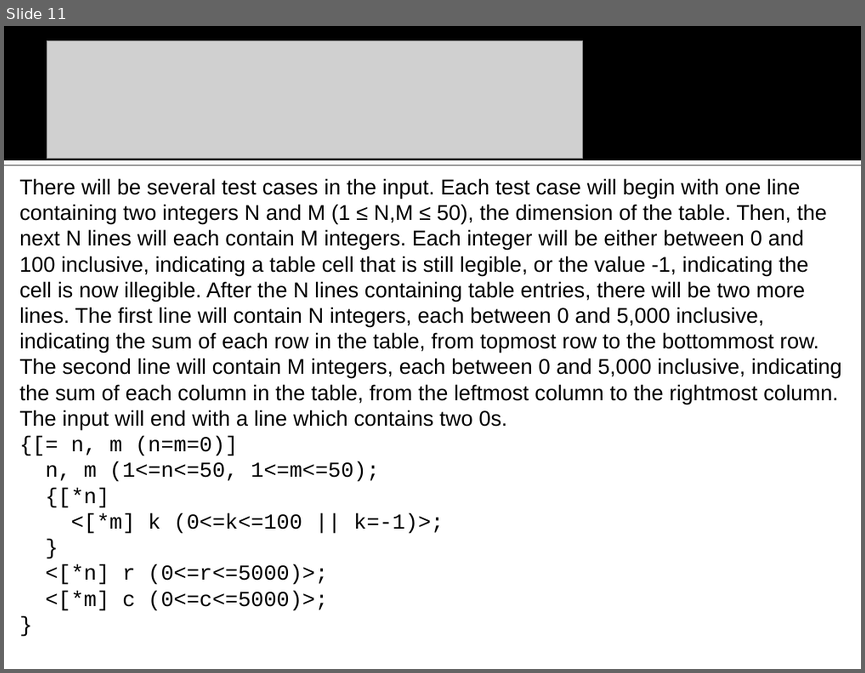
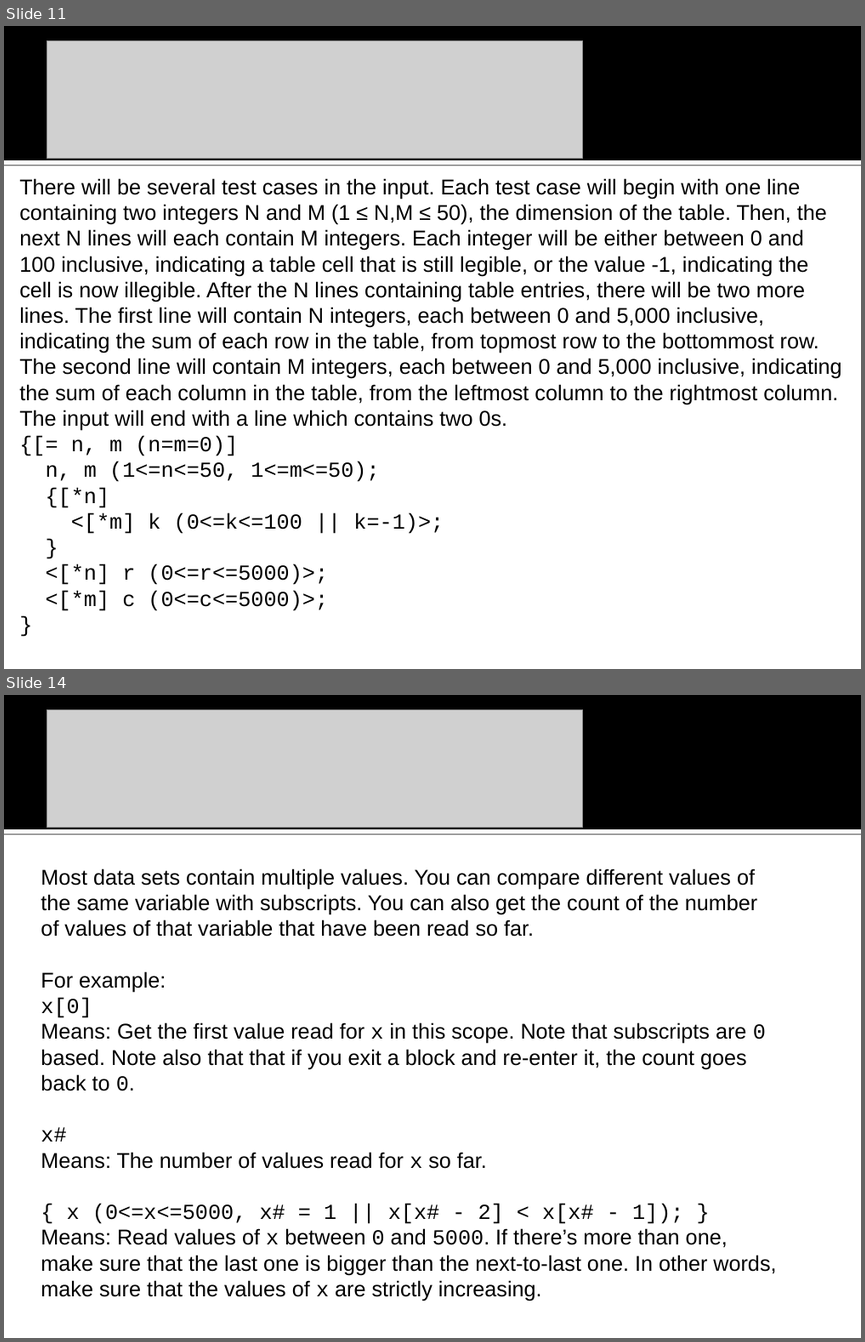
Before and after one commit to na-icpc/viva, a slide deck: Input Verifier/doc/VIVA vanbs Input Verification Assistant.ppt. Shown one above the other, each under a label of ours: slide 11 before the commit, slides 11 and 14 after it; the slides between them are not shown. The pictures are 865x673 and 865x1342 pixels, drawn with LibreOffice and Linux fonts; fonts in the diff are those of the drawing; grey boxes stand for pictures; background and template pictures are left out. Boxes give left, top, right and bottom in pixels: in the first picture for what was removed or moved away, otherwise in the second. Text is boxed around its words. In the diff, an @@ line names an element or a change of style, - is before the commit and + after.

```diff
--- a/Input Verifier/doc/VIVA vanbs Input Verification Assistant.ppt
+++ b/Input Verifier/doc/VIVA vanbs Input Verification Assistant.ppt
@@ slide 14 added at (4,695,861,1338), background #FFFFFF; not listed: 2 template elements that a slide beside it also shows @@
@@ picture added at (46,709,582,827) @@
@@ text added at (41,868,776,1301), 18 pt, text #000000 @@
+Most data sets contain multiple values. You can compare different values of the same variable with subscripts. You can also get the count of the number of values of that variable that have been read so far.
+For example:
+x[0]
+Means: Get the first value read for x in this scope. Note that subscripts are 0 based. Note also that that if you exit a block and re-enter it, the count goes back to 0.
+x#
+Means: The number of values read for x so far.
+{ x (0<=x<=5000, x# = 1 || x[x# - 2] < x[x# - 1]); }
+Means: Read values of x between 0 and 5000. If there’s more than one, make sure that the last one is bigger than the next-to-last one. In other words, make sure that the values of x are strictly increasing.
```
Also in this commit, not shown: 2 slides changed, 4 other slides added, 3 other files.
